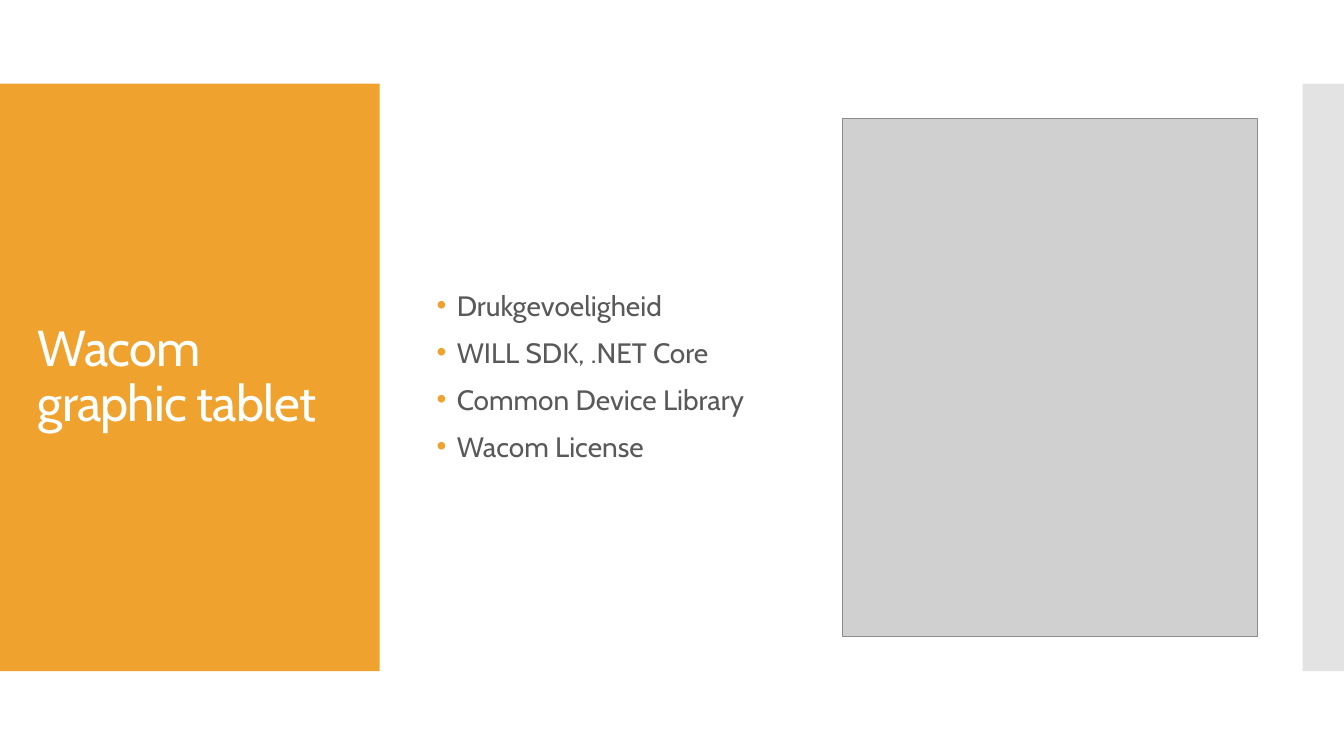
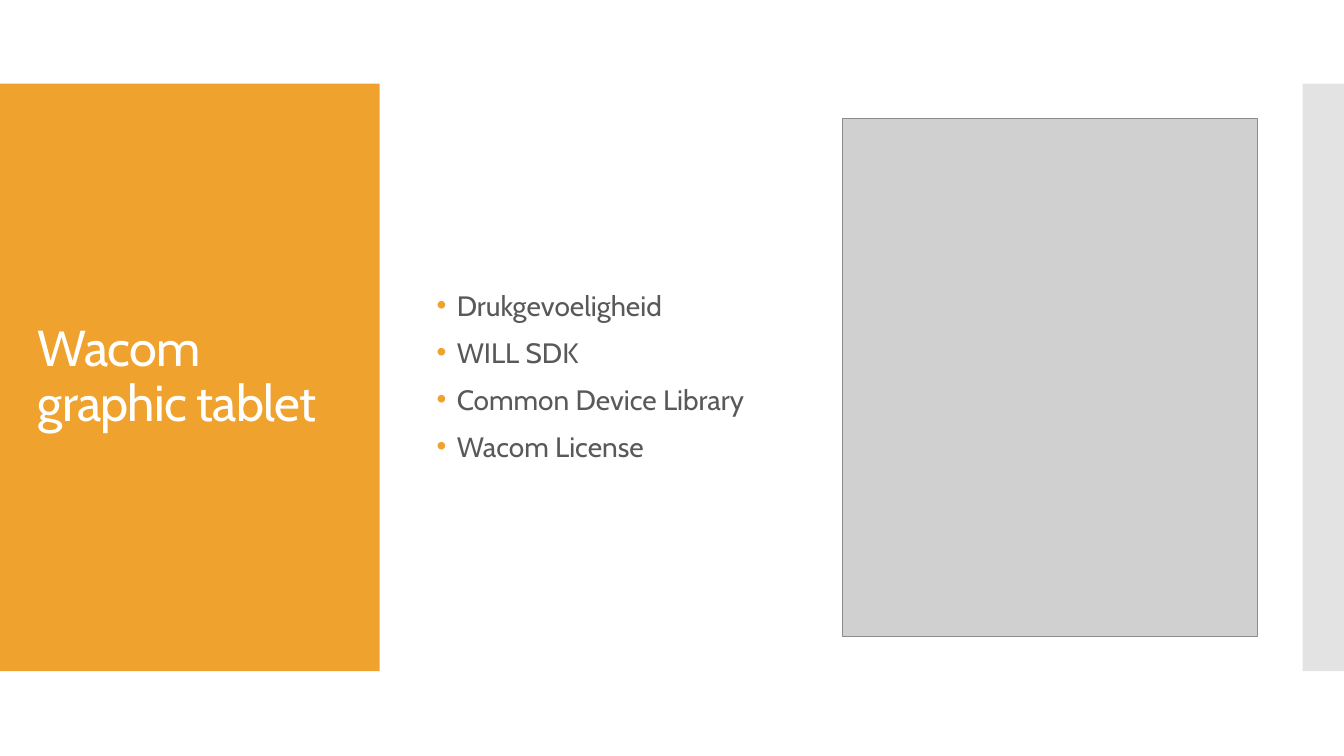
Before and after one commit to stellarubsaam/SpecialInputOutput, a slide deck: slide 4 of Documentatie/Special Input.pptx. Drawn at 1344x756 pixels with LibreOffice and Linux fonts; fonts in the diff are those of the drawing; grey boxes stand for pictures. Boxes give left, top, right and bottom in pixels: in the first picture for what was removed or moved away, otherwise in the second. Text is boxed around its words. In the diff, an @@ line names an element or a change of style, - is before the commit and + after.

```diff
--- a/Documentatie/Special Input.pptx
+++ b/Documentatie/Special Input.pptx
@@ text at (x1=457, y1=343, x2=579, y2=364): text changed @@
-• WILL SDK, .NET Core
+• WILL SDK
```
Also in this commit, not shown: 1 other slide changed, 7 slides added, 1 slide removed, 8 other files.
